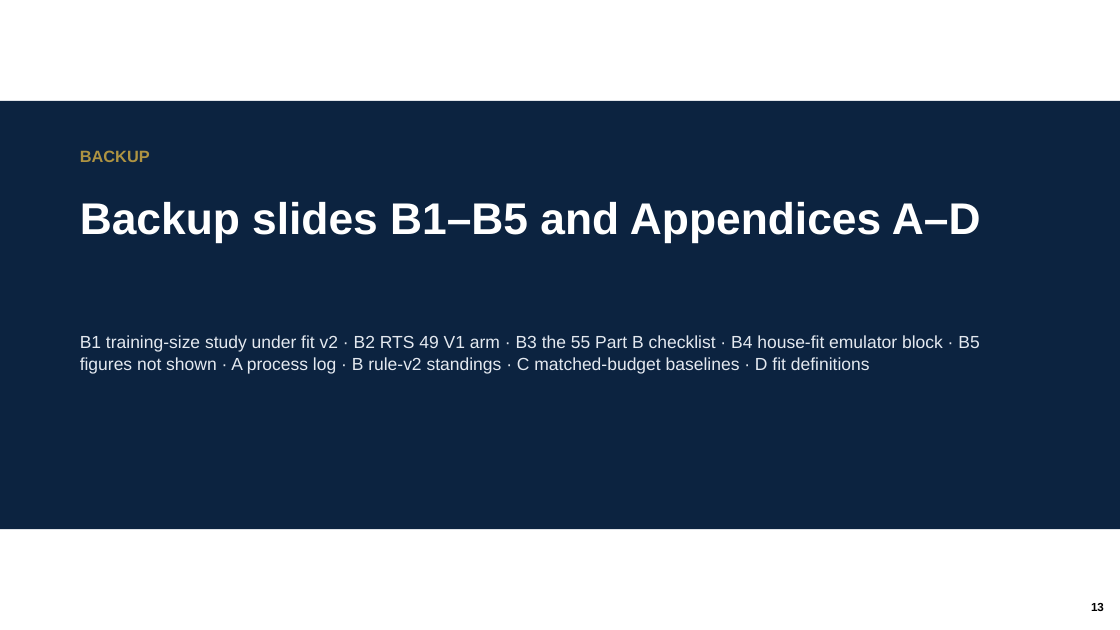
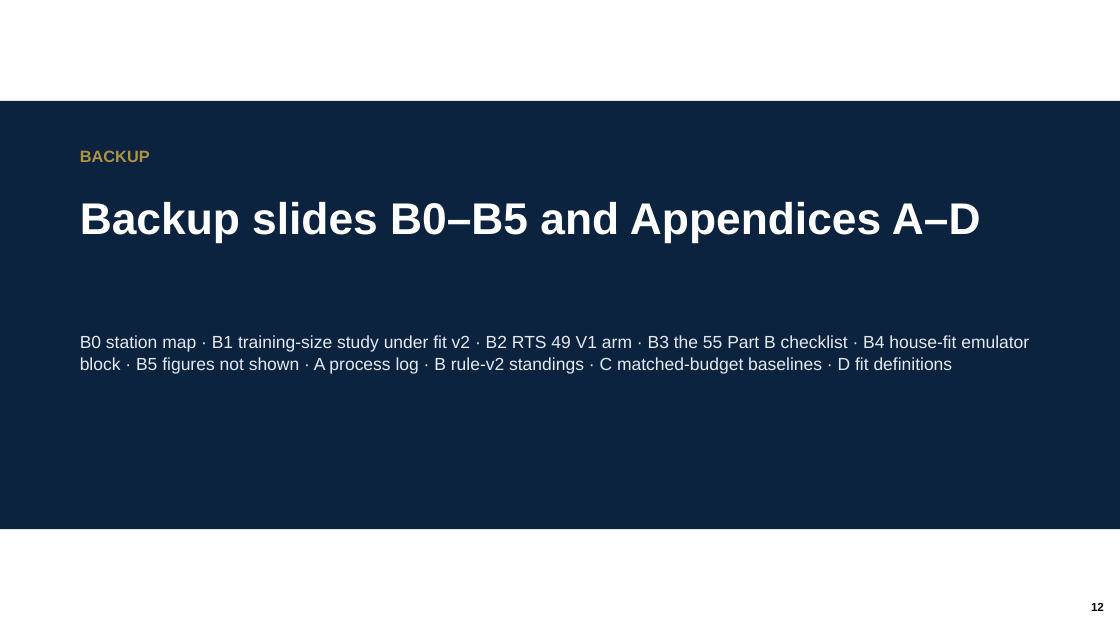
Before and after one commit to ylu283/RTS-GMLC, a slide deck: slide 12 of trial_0826/ercot/analysis/pi_overnight_1124/ercot_overnight.pptx (slide 13 before the commit). Drawn at 1120x630 pixels with LibreOffice and Linux fonts; fonts in the diff are those of the drawing; background and template pictures are left out. Boxes give left, top, right and bottom in pixels: in the first picture for what was removed or moved away, otherwise in the second. Text is boxed around its words. In the diff, an @@ line names an element or a change of style, - is before the commit and + after.

```diff
--- a/trial_0826/ercot/analysis/pi_overnight_1124/ercot_overnight.pptx
+++ b/trial_0826/ercot/analysis/pi_overnight_1124/ercot_overnight.pptx
@@ text at bbox=[80, 202, 981, 242]: text changed @@
-Backup slides B1–B5 and Appendices A–D
+Backup slides B0–B5 and Appendices A–D
@@ text at bbox=[80, 335, 1029, 374]: text changed @@
-B1 training-size study under fit v2 · B2 RTS 49 V1 arm · B3 the 55 Part B checklist · B4 house-fit emulator block · B5 figures not shown · A process log · B rule-v2 standings · C matched-budget baselines · D fit definitions
+B0 station map · B1 training-size study under fit v2 · B2 RTS 49 V1 arm · B3 the 55 Part B checklist · B4 house-fit emulator block · B5 figures not shown · A process log · B rule-v2 standings · C matched-budget baselines · D fit definitions
```
Also in this commit, not shown: 22 other slides changed, 1 slide added, 15 other files.
